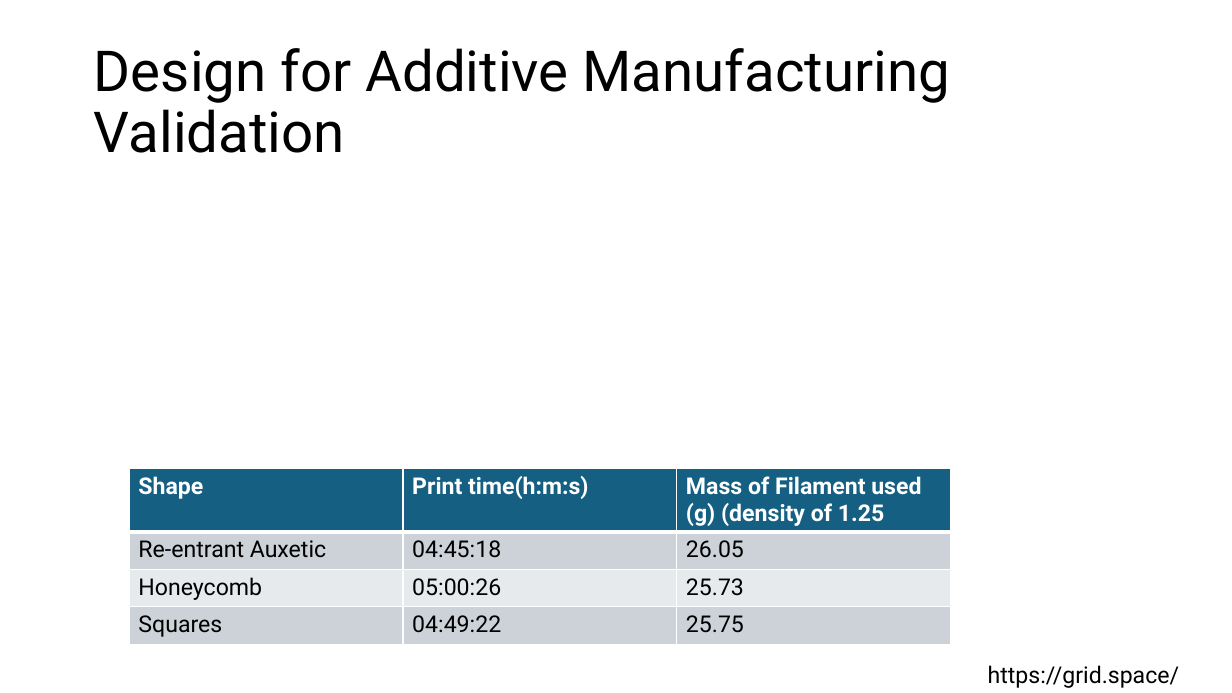
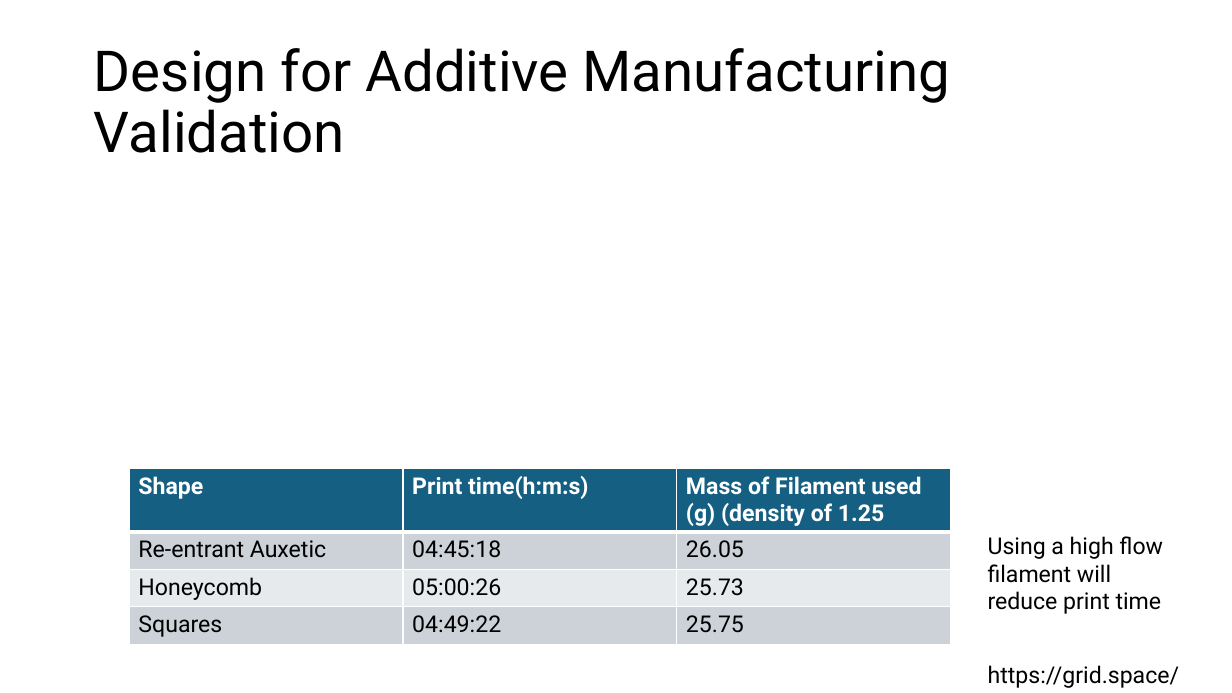
Before and after one commit to svijayan1-star/footwear-auxetic-midsole-fea, a slide deck: slide 9 of docs/Midsole analysis.pptx. Drawn at 1232x693 pixels with LibreOffice and Linux fonts; fonts in the diff are those of the drawing; grey boxes stand for pictures. Boxes give left, top, right and bottom in pixels: in the first picture for what was removed or moved away, otherwise in the second. Text is boxed around its words. In the diff, an @@ line names an element or a change of style, - is before the commit and + after.

```diff
--- a/docs/Midsole analysis.pptx
+++ b/docs/Midsole analysis.pptx
@@ text added at (x1=988, y1=536, x2=1163, y2=614), 18 pt, text #000000 @@
+Using a high flow filament will reduce print time
```
Also in this commit, not shown: 3 other slides changed, 1 slide added, 1 slide removed, 1 other file.
